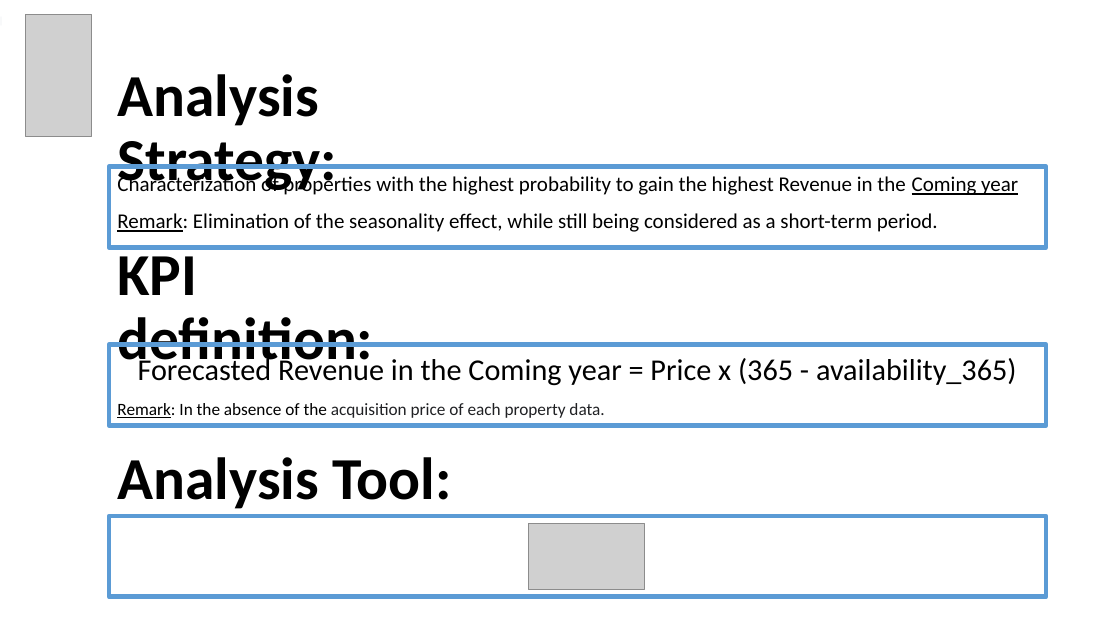
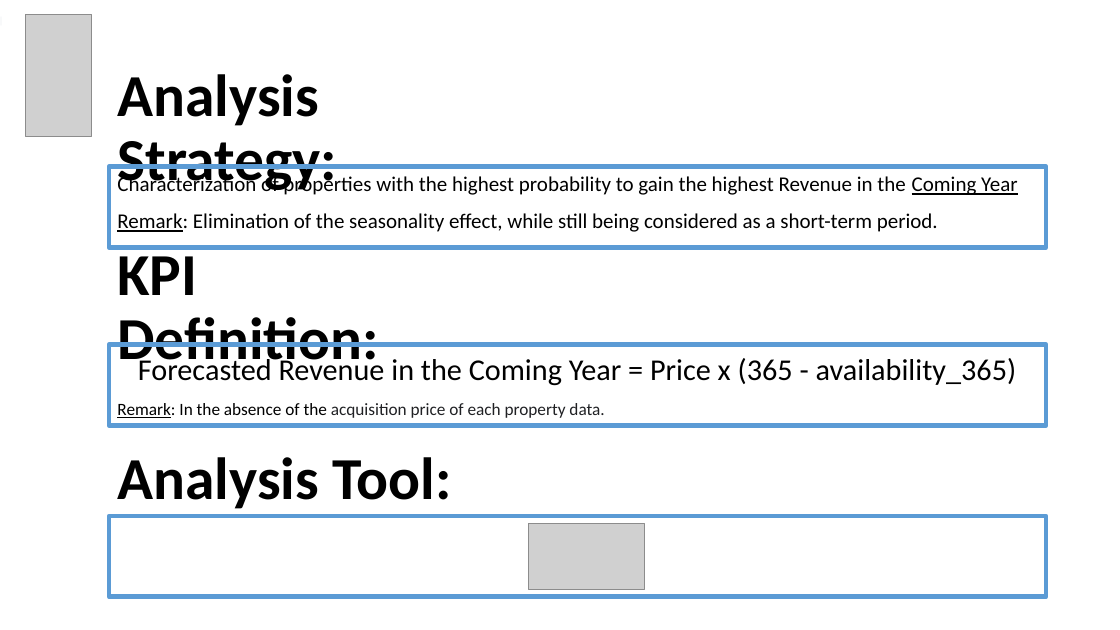
Before and after one commit to OdedMark/DataAnalystCourseFinalProject, a slide deck: slide 4 of Final Project Data Analyst Program Hebrew University of Jerusalem.pptx. Drawn at 1120x630 pixels with LibreOffice and Linux fonts; fonts in the diff are those of the drawing; grey boxes stand for pictures. Boxes give left, top, right and bottom in pixels: in the first picture for what was removed or moved away, otherwise in the second. Text is boxed around its words. In the diff, an @@ line names an element or a change of style, - is before the commit and + after.

```diff
--- a/Final Project Data Analyst Program Hebrew University of Jerusalem.pptx
+++ b/Final Project Data Analyst Program Hebrew University of Jerusalem.pptx
@@ text in rectangle at (x1=117, y1=174, x2=1018, y2=198): text changed @@
-Characterization of properties with the highest probability to gain the highest Revenue in the Coming year
+Characterization of properties with the highest probability to gain the highest Revenue in the Coming Year
@@ title at (x1=117, y1=246, x2=378, y2=374): text changed @@
-KPI definition:
+KPI Definition:
@@ text at (x1=138, y1=355, x2=1017, y2=386): text changed @@
-Forecasted Revenue in the Coming year = Price x (365 - availability_365)
+Forecasted Revenue in the Coming Year = Price x (365 - availability_365)
```
Also in this commit, not shown: 11 other slides changed, 3 slides added.
